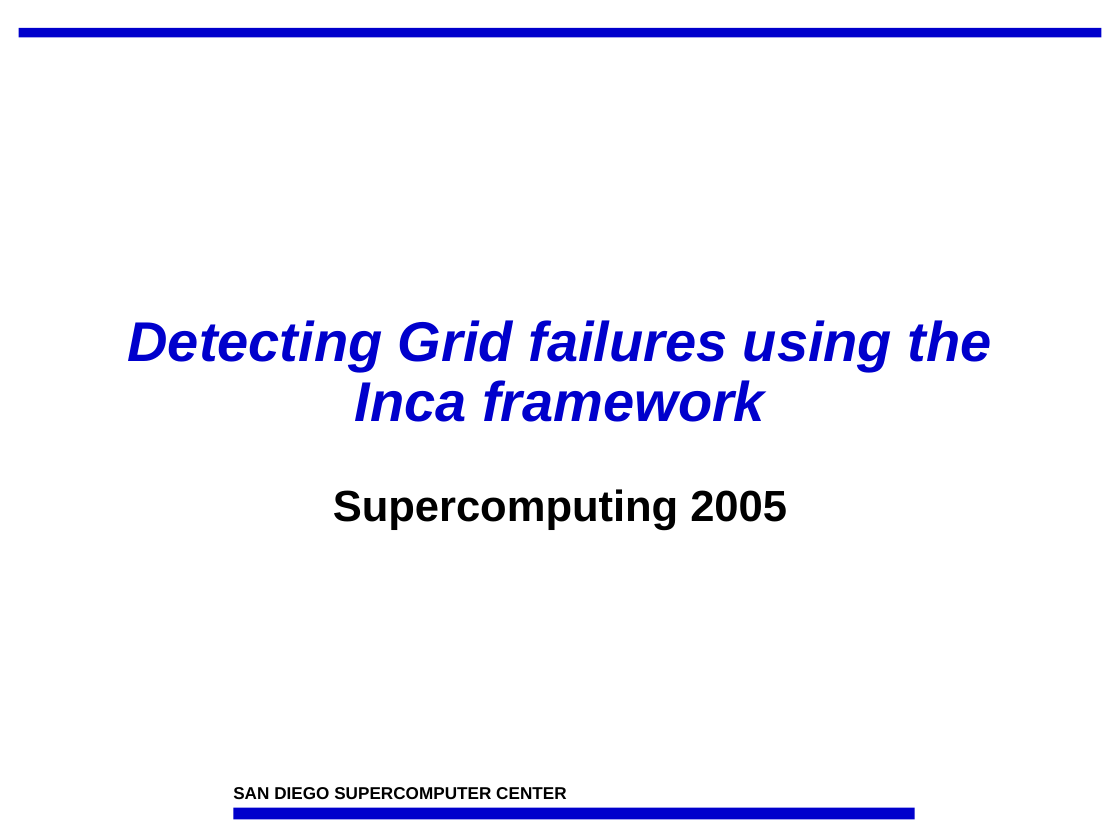
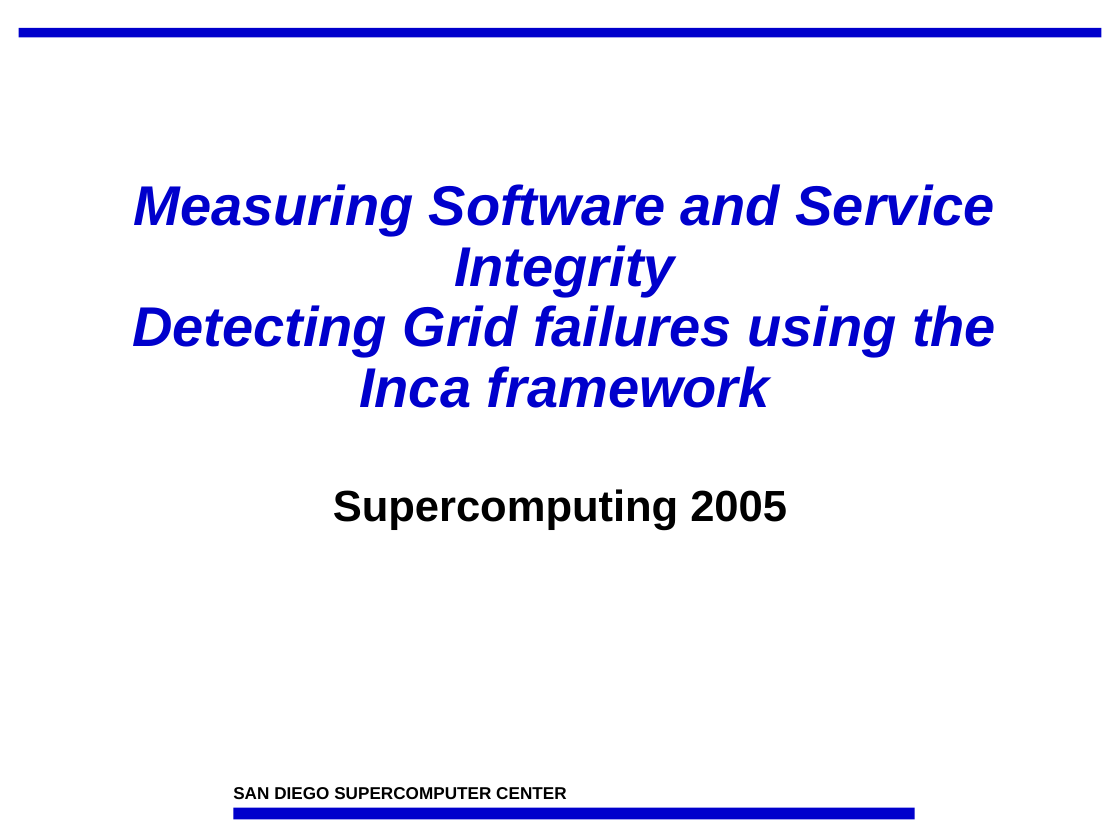
Before and after one commit to IncaProject/inca-xsede, a slide deck: slide 1 of talks/inca_sc05.ppt. Drawn at 1120x840 pixels with LibreOffice and Linux fonts; fonts in the diff are those of the drawing; background and template pictures are left out. Boxes give left, top, right and bottom in pixels: in the first picture for what was removed or moved away, otherwise in the second. Text is boxed around its words. In the diff, an @@ line names an element or a change of style, - is before the commit and + after.

```diff
--- a/talks/inca_sc05.ppt
+++ b/talks/inca_sc05.ppt
@@ title at (x1=132, y1=184, x2=996, y2=408): text changed @@
-Detecting Grid failures using the Inca framework
+Measuring Software and Service Integrity
+Detecting Grid failures using the Inca framework
```
Also in this commit, not shown: 8 other slides changed, 3 slides added, 2 slides removed.
